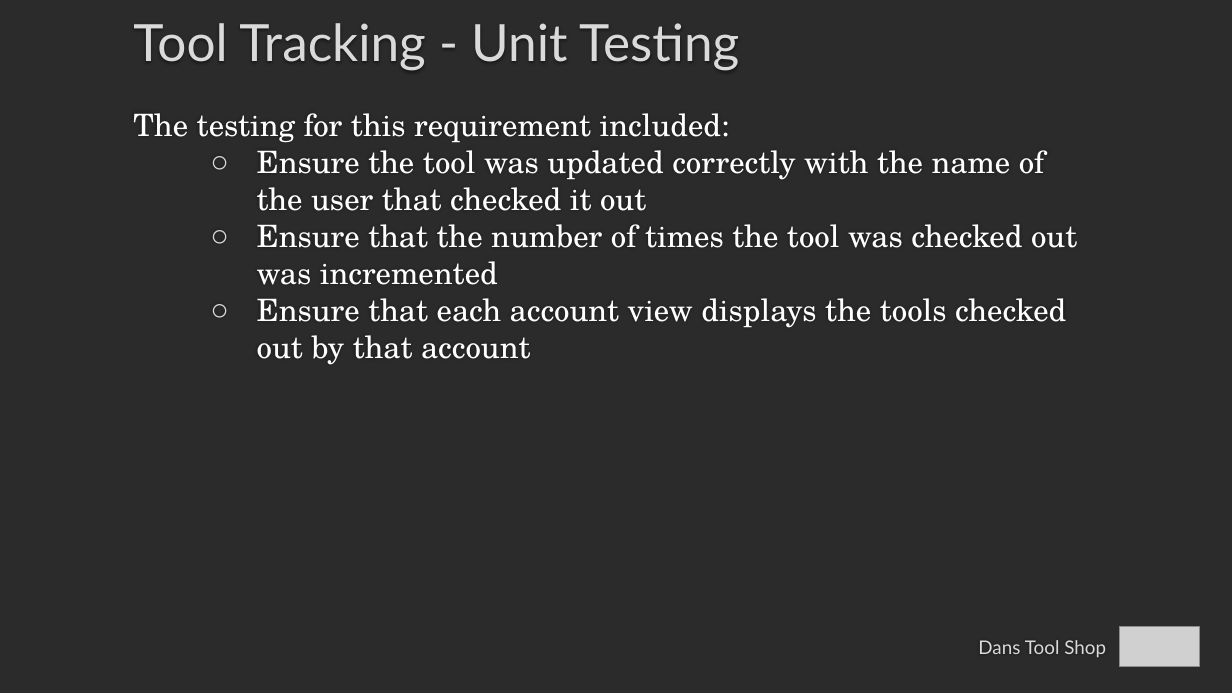
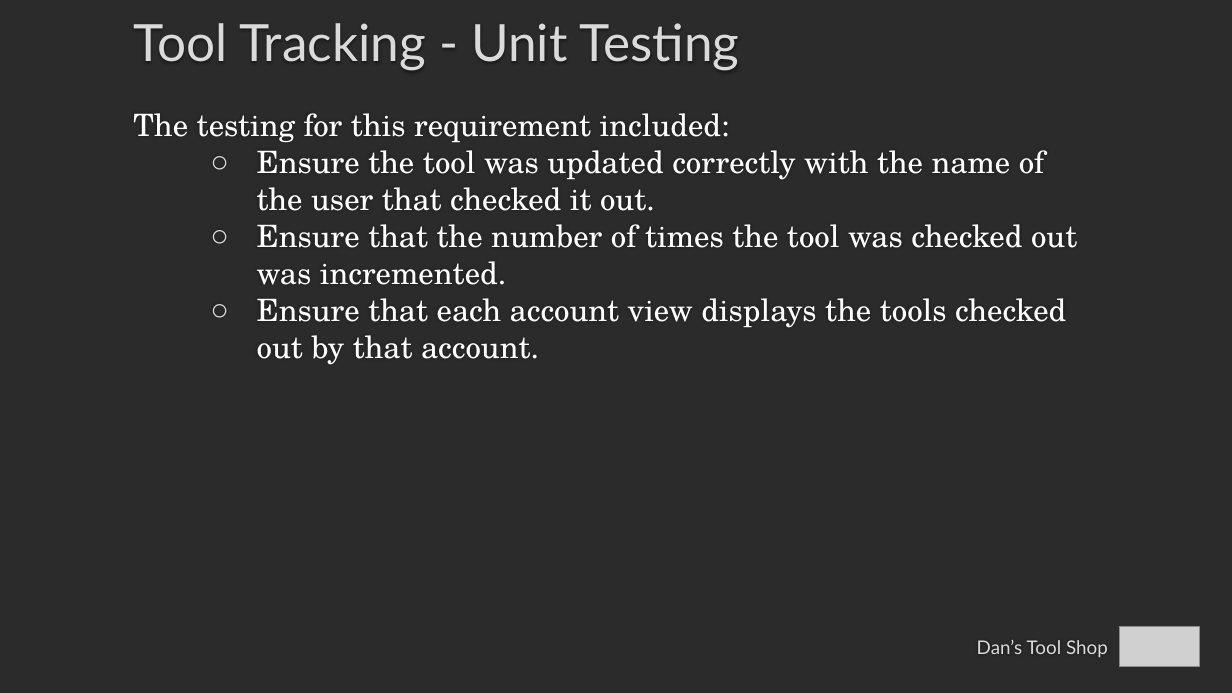
Before and after one commit to brcallister/cs3450-Tools-Co-op, a slide deck: slide 16 of Presentation/3450presentation.pptx. Drawn at 1232x693 pixels with LibreOffice and Linux fonts; fonts in the diff are those of the drawing; grey boxes stand for pictures; background and template pictures are left out; a plain dark background stands for a picture behind light text. Boxes give left, top, right and bottom in pixels: in the first picture for what was removed or moved away, otherwise in the second. Text is boxed around its words. In the diff, an @@ line names an element or a change of style, - is before the commit and + after.

Commit message:
Final Presentation

```diff
--- a/Presentation/3450presentation.pptx
+++ b/Presentation/3450presentation.pptx
@@ subtitle at box(257, 150, 1077, 365): text changed @@
-  ○ Ensure the tool was updated correctly with the name of the user that checked it out
-  ○ Ensure that the number of times the tool was checked out was incremented
-  ○ Ensure that each account view displays the tools checked out by that account
+  ○ Ensure the tool was updated correctly with the name of the user that checked it out.
+  ○ Ensure that the number of times the tool was checked out was incremented.
+  ○ Ensure that each account view displays the tools checked out by that account.
@@ title at box(977, 640, 1108, 657): text changed @@
-Dans Tool Shop
+Dan’s Tool Shop
```
Also in this commit, not shown: 22 other slides changed.
